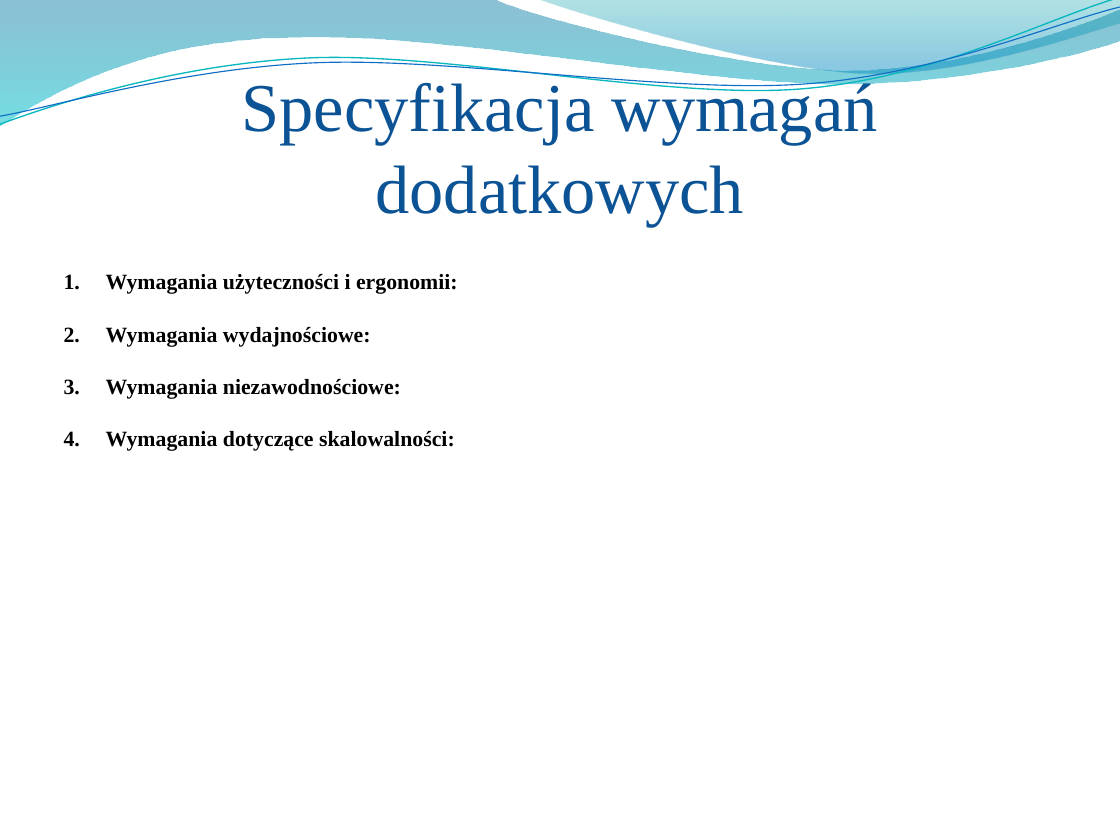
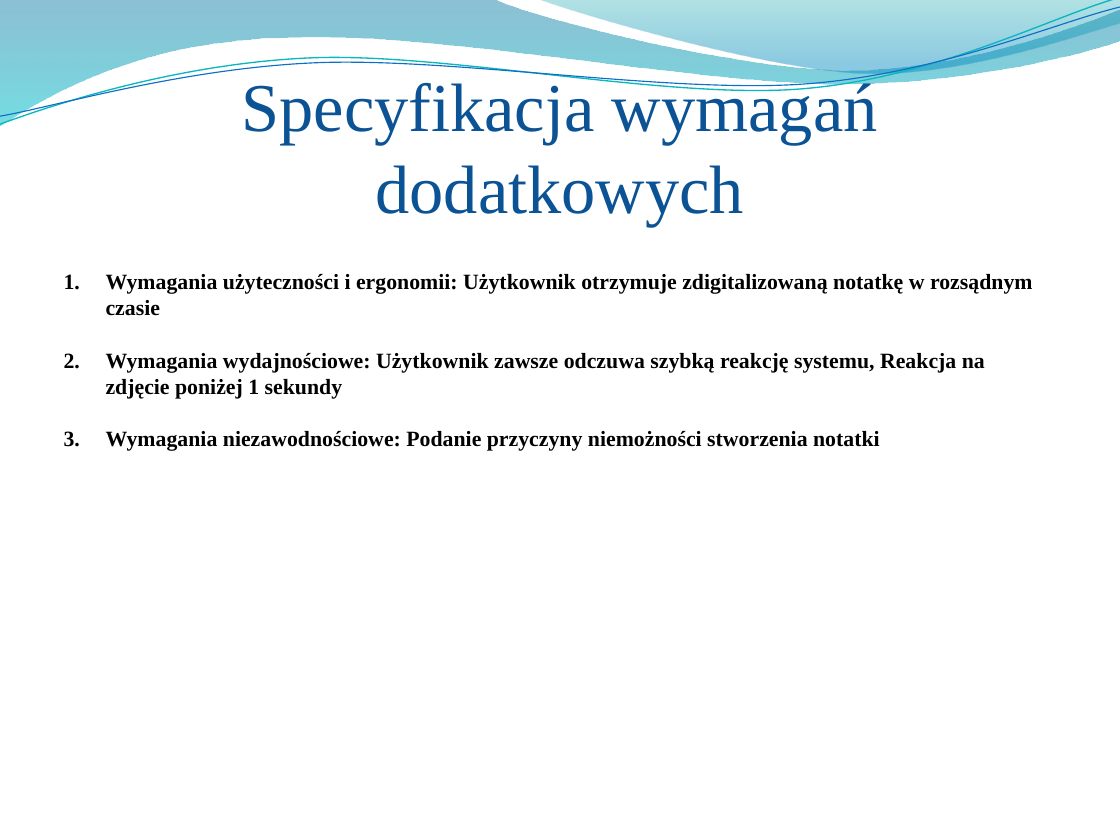
Before and after one commit to Manomenu/okno-mpsi-2026, a slide deck: slide 8 of Przeglad_koncowy_notes_ai.pptx (slide 9 before the commit). Drawn at 1120x840 pixels with LibreOffice and Linux fonts; fonts in the diff are those of the drawing; background and template pictures are left out. Boxes give left, top, right and bottom in pixels: in the first picture for what was removed or moved away, otherwise in the second. Text is boxed around its words. In the diff, an @@ line names an element or a change of style, - is before the commit and + after.

```diff
--- a/Przeglad_koncowy_notes_ai.pptx
+++ b/Przeglad_koncowy_notes_ai.pptx
@@ text at box(106, 274, 1033, 451): text changed @@
-1. Wymagania użyteczności i ergonomii:
-2. Wymagania wydajnościowe:
-3. Wymagania niezawodnościowe:
-4. Wymagania dotyczące skalowalności:
+1. Wymagania użyteczności i ergonomii: Użytkownik otrzymuje zdigitalizowaną notatkę w rozsądnym czasie
+2. Wymagania wydajnościowe: Użytkownik zawsze odczuwa szybką reakcję systemu, Reakcja na zdjęcie poniżej 1 sekundy
+3. Wymagania niezawodnościowe: Podanie przyczyny niemożności stworzenia notatki
```
Also in this commit, not shown: 15 other slides changed, 23 slides added, 1 slide removed.
